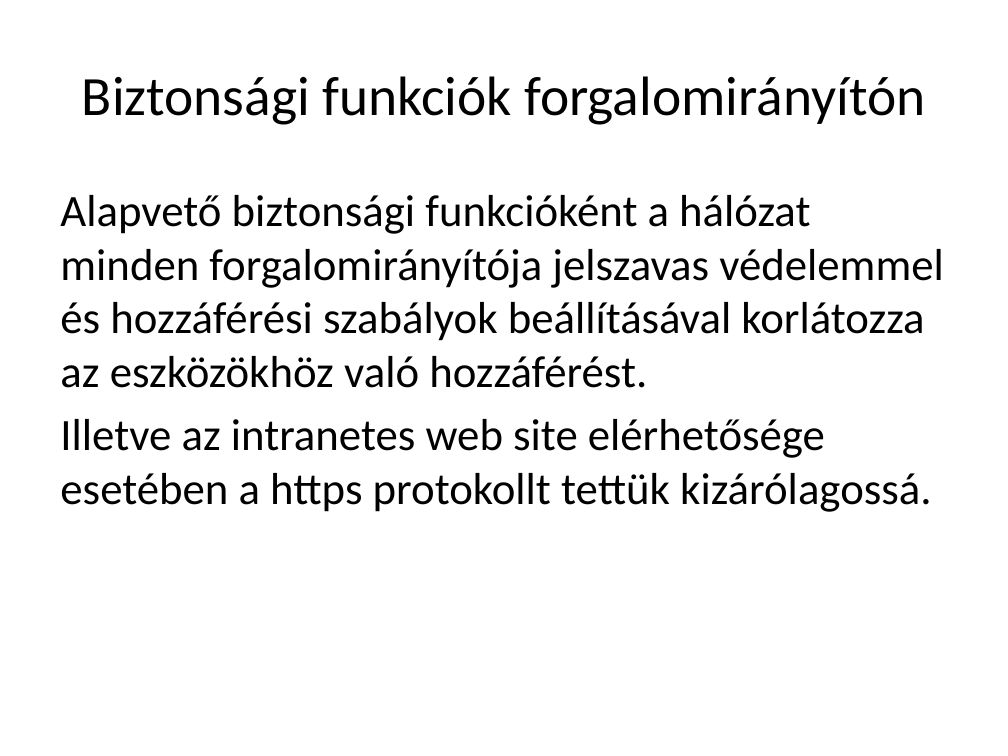
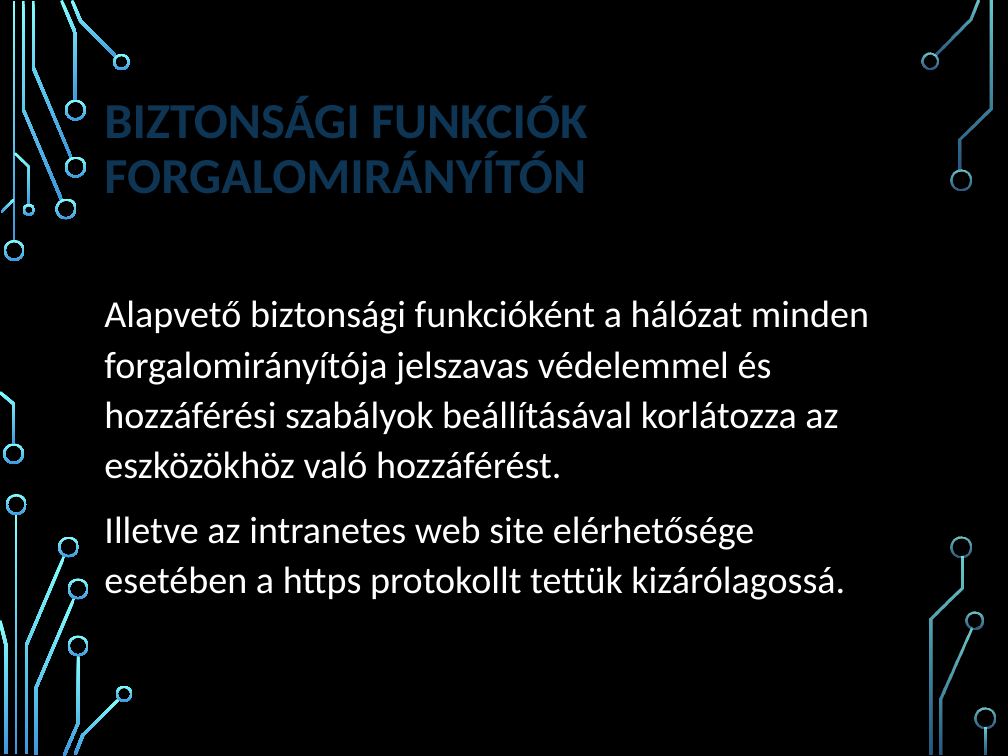
Before and after one commit to LocskaG/Uzemelteto_vizsgaremek_2024, a slide deck: slide 12 of BEMUTATÓ/Halozattervezesi_vizsgaremek_ppt.pptx. Drawn at 1008x756 pixels with LibreOffice and Linux fonts; fonts in the diff are those of the drawing; background and template pictures are left out. Boxes give left, top, right and bottom in pixels: in the first picture for what was removed or moved away, otherwise in the second. Text is boxed around its words. In the diff, an @@ line names an element or a change of style, - is before the commit and + after.

```diff
--- a/BEMUTATÓ/Halozattervezesi_vizsgaremek_ppt.pptx
+++ b/BEMUTATÓ/Halozattervezesi_vizsgaremek_ppt.pptx
@@ background #FFFFFF to picture (left out) @@
@@ title at [104,97,588,193]: text changed; size 39.6 to 36 pt; text colour #000000 to #0E3554; bold on @@
-Biztonsági funkciók forgalomirányítón
+BIZTONSÁGI FUNKCIÓK FORGALOMIRÁNYÍTÓN
@@ text "Alapvető biztonsági funkcióként a hálózat ...": place and size @@
-text "Alapvető biztonsági funkcióként a hálózat ..." at [60,195,944,512]
+text "Alapvető biztonsági funkcióként a hálózat ..." at [104,300,869,600]
@@ text "Alapvető biztonsági funkcióként a hálózat ..." at [104,300,869,600]: size 32 to 27.2 pt, text colour #000000 to #FFFFFF; line spacing 1 to 1.1; more space between paragraphs; vertical alignment top to middle @@
@@ group added at [0,0,995,756]: 33 freeform shapes, 3 rectangles @@
```
Also in this commit, not shown: 13 other slides changed, 4 slides added, 4 slides removed.
